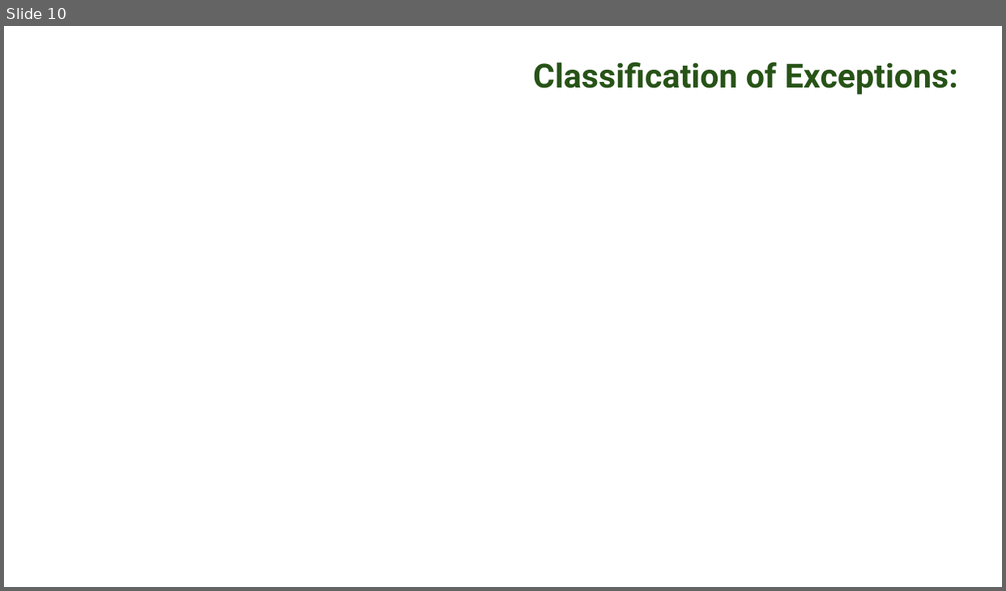
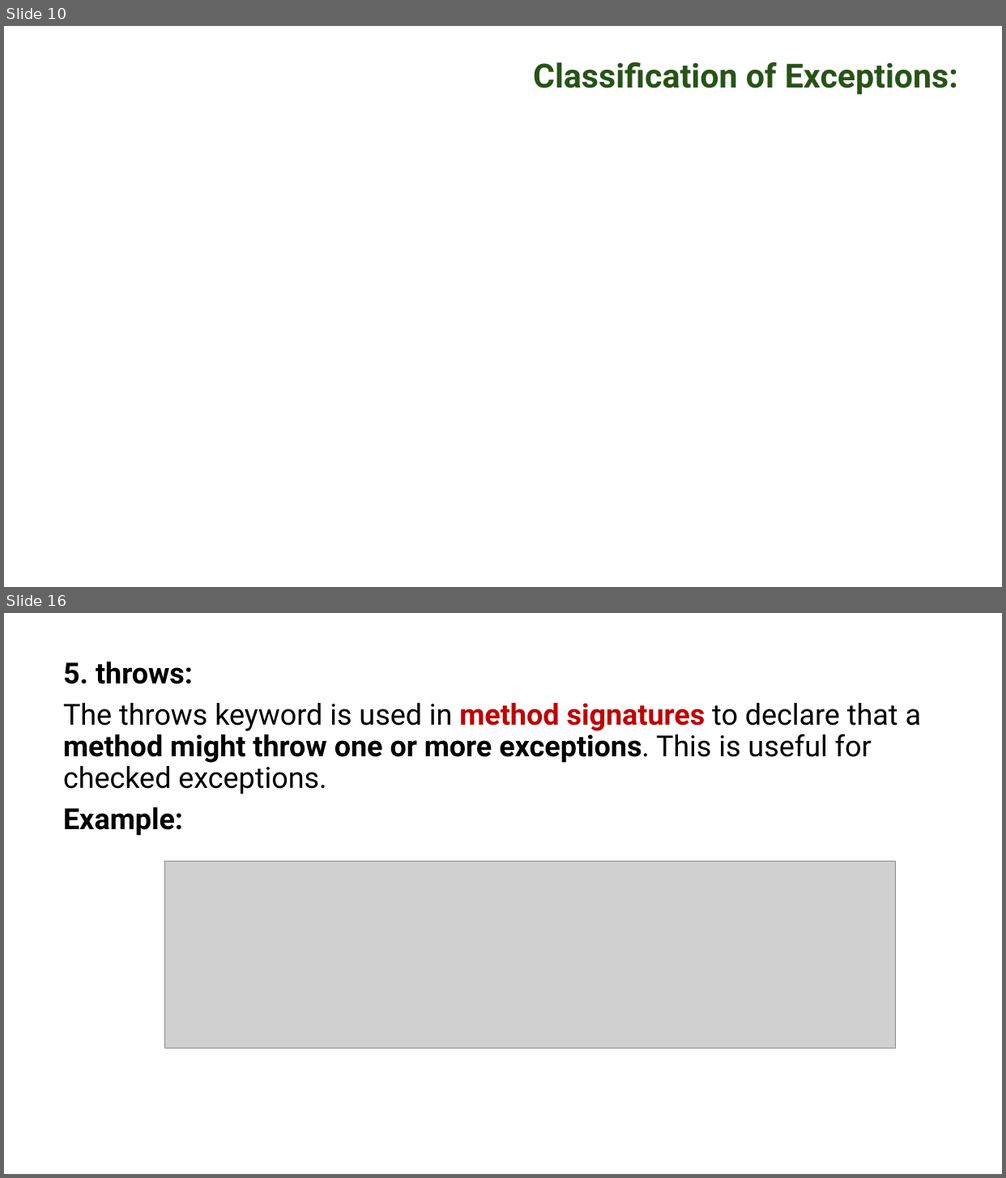
Before and after one commit to PRAMOD-VISHNU-NAIK/MCA-2nd-Sem-Shridevi-College, a slide deck: Theory Class-Notes/Complete Syllabus and Notes/Module-4 Exception Handling.pptx. Shown one above the other, each under a label of ours: slide 10 before the commit, slides 10 and 16 after it; the slides between them are not shown. The pictures are 1006x591 and 1006x1178 pixels, drawn with LibreOffice and Linux fonts; fonts in the diff are those of the drawing; grey boxes stand for pictures; background and template pictures are left out. Boxes give left, top, right and bottom in pixels: in the first picture for what was removed or moved away, otherwise in the second. Text is boxed around its words. In the diff, an @@ line names an element or a change of style, - is before the commit and + after.

```diff
--- a/Theory Class-Notes/Complete Syllabus and Notes/Module-4 Exception Handling.pptx
+++ b/Theory Class-Notes/Complete Syllabus and Notes/Module-4 Exception Handling.pptx
@@ slide 16 added at (x1=4, y1=613, x2=1002, y2=1174), background #FFFFFF @@
@@ text added at (x1=63, y1=662, x2=922, y2=836), 28 pt, text #000000 @@
+5. throws:
+The throws keyword is used in method signatures to declare that a method might throw one or more exceptions. This is useful for checked exceptions.
+Example:
@@ picture added at (x1=164, y1=862, x2=895, y2=1049) @@
```
Also in this commit, not shown: 2 slides changed, 10 other slides added, 6 slides removed.
